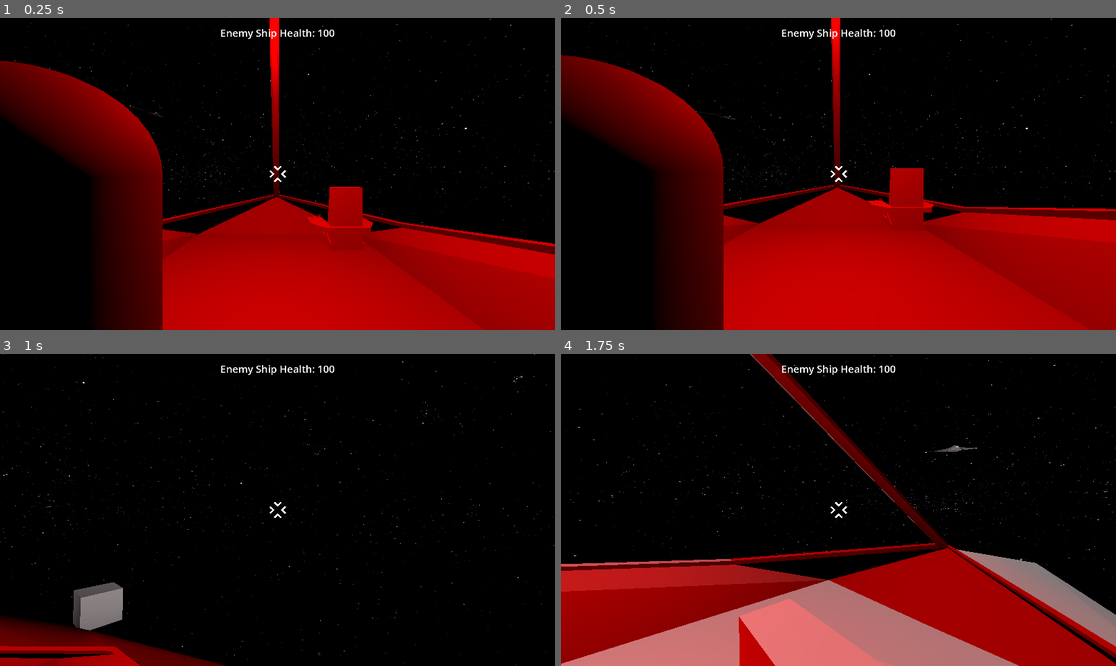
Above: before the commit, frames 1-4 (two rows, left to right).
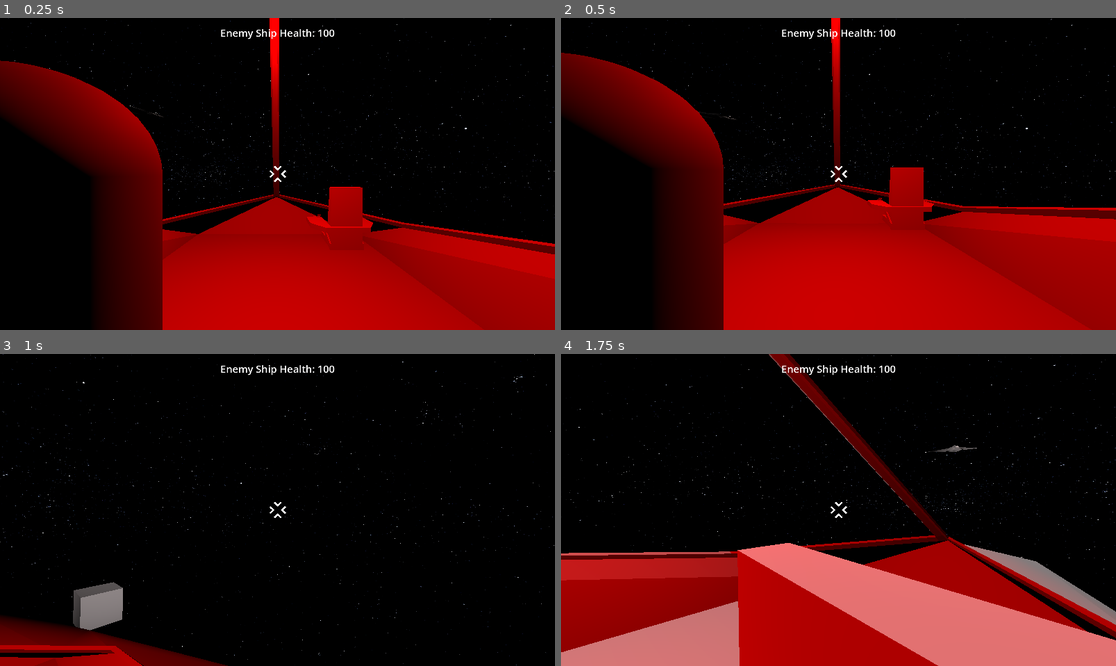
Above: after the commit, the same moments.

Repository: Greenwolf8/UntitledSpaceGame
Game: Godot game, scene res://Map.tscn
Two runs of this game, one before a commit and one after it. Both use one fixed random seed, a clock stepped at 60 frames per second and the inputs below.
Inputs (mouse positions are in pixels of both pictures, inside the frame that each line leads up to):
- Up to frame 1 (0.25 s): no input
- Up to frame 2 (0.5 s): no input
- Up to frame 3 (1 s): tap Enter at 0.5 s; move the mouse to (305, 510) at 0.52 s; hold W (move_forward) from 0.53 s (still down); hold F (fire) from 0.53 s (still down); tap Space (jump) at 0.77 s
- Up to frame 4 (1.75 s): keep holding W (move_forward); move the mouse to (810, 510) at 1.27 s; release F (fire) at 1.28 s; tap C (camera_lock) at 1.35 s; tap Space (jump) at 1.52 s; tap F (fire) at 1.55 s

Frame 1 is identical in both runs. In frame 2, 0.7% of the frame differs, in the area x 0-100%, y 6-100%; in frame 3, 0.3%; in frame 4, 27%, in the area x 0-100%, y 0-100%.

Commit message:
feat; AI ship shoots back & player ship destroable
The enemy AI is now able to shoot the player and destroy the player

Diff:
--- a/AI_Ship.tscn
+++ b/AI_Ship.tscn
@@ -1,7 +1,9 @@
-[gd_scene load_steps=5 format=3 uid="uid://db8ho13mf013k"]
+[gd_scene load_steps=7 format=3 uid="uid://db8ho13mf013k"]
 
 [ext_resource type="Script" uid="uid://dchqc2wuhpd8b" path="res://ai_ship.gd" id="1_0jbod"]
+[ext_resource type="PackedScene" uid="uid://d2fwoea7kk0pp" path="res://Enemy_bullet.tscn" id="2_grfkr"]
 [ext_resource type="PackedScene" uid="uid://caf4dxmt3a5uf" path="res://AVRO.VULCAN_GAME.fbx" id="2_pnxum"]
+[ext_resource type="PackedScene" uid="uid://dv22jiaawgv6j" path="res://Cannon.tscn" id="3_pnxum"]
 
 [sub_resource type="BoxShape3D" id="BoxShape3D_0jbod"]
 size = Vector3(79.699, 7.5, 31.044)
@@ -13,8 +15,9 @@
 
 [node name="AI_Ship" type="CharacterBody3D" parent="." node_paths=PackedStringArray("ai_health_label") groups=["player_ship"]]
 collision_layer = 8
-collision_mask = 18
+collision_mask = 16
 script = ExtResource("1_0jbod")
+bullet_scene = ExtResource("2_grfkr")
 ai_health_label = NodePath("AiHealth")
 
 [node name="AVRO_VULCAN_GAME" parent="AI_Ship" instance=ExtResource("2_pnxum")]
@@ -82,3 +85,17 @@
 unique_name_in_owner = true
 wait_time = 5.0
 one_shot = true
+
+[node name="Hardpoint_1" type="Marker3D" parent="AI_Ship"]
+unique_name_in_owner = true
+transform = Transform3D(1, 0, 0, 0, 1, 0, 0, 0, 1, 3.6001034, 3.2643223, 14.8791275)
+
+[node name="Cannon" parent="AI_Ship/Hardpoint_1" instance=ExtResource("3_pnxum")]
+transform = Transform3D(-4.371139e-08, 0, 1, 0, 1, 0, -1, 0, -4.371139e-08, 0, 0, 0)
+
+[node name="Trigger" type="RayCast3D" parent="AI_Ship"]
+unique_name_in_owner = true
+transform = Transform3D(1, 0, 0, 0, 1, 0, 0, 0, 1, 3.6001034, 3.2643223, 13.760476)
+target_position = Vector3(0, 0, -750)
+collision_mask = 256
+collide_with_areas = true
--- /dev/null
+++ b/EnemyBullet.gd
@@ -0,0 +1,7 @@
+extends CharacterBody3D
+
+@export var speed := 50
+
+func _physics_process(delta:):
+	var forward_direction = -global_transform.basis.y * speed
+	global_position += forward_direction * speed * delta
--- /dev/null
+++ b/Enemy_bullet.tscn
@@ -0,0 +1,43 @@
+[gd_scene load_steps=5 format=3 uid="uid://d2fwoea7kk0pp"]
+
+[ext_resource type="Script" uid="uid://41hmb6kovsfv" path="res://EnemyBullet.gd" id="1_55q1p"]
+
+[sub_resource type="CapsuleMesh" id="CapsuleMesh_004bi"]
+
+[sub_resource type="StandardMaterial3D" id="StandardMaterial3D_kelb1"]
+emission_enabled = true
+emission = Color(1, 0.79607844, 0.047058824, 1)
+emission_energy_multiplier = 20.0
+
+[sub_resource type="CapsuleShape3D" id="CapsuleShape3D_id2sd"]
+
+[node name="Enemy_Bullet" type="Node3D"]
+
+[node name="Bullet" type="CharacterBody3D" parent="."]
+collision_layer = 64
+collision_mask = 0
+script = ExtResource("1_55q1p")
+
+[node name="MeshInstance3D" type="MeshInstance3D" parent="Bullet"]
+transform = Transform3D(1, 0, 0, 0, 7.5, 0, 0, 0, 1, 0, 0, 0)
+mesh = SubResource("CapsuleMesh_004bi")
+surface_material_override/0 = SubResource("StandardMaterial3D_kelb1")
+
+[node name="OmniLight3D" type="OmniLight3D" parent="Bullet"]
+light_color = Color(1, 0.6901961, 0.047058824, 1)
+light_energy = 100.0
+light_indirect_energy = 16.0
+light_volumetric_fog_energy = 0.0
+omni_range = 100.0
+
+[node name="Area3D" type="Area3D" parent="Bullet" groups=["enemy_bullet"]]
+collision_layer = 64
+collision_mask = 0
+
+[node name="CollisionShape3D" type="CollisionShape3D" parent="Bullet/Area3D"]
+transform = Transform3D(0.01, 0, 0, 0, 0.01, 0, 0, 0, 0.01, 0, 0, 0)
+shape = SubResource("CapsuleShape3D_id2sd")
+
+[node name="Camera3D" type="Camera3D" parent="."]
+transform = Transform3D(1, 0, 0, 0, 1, 0, 0, 0, 1, 0, 0, 24.46146)
+visible = false
--- a/Ship.gd
+++ b/Ship.gd
@@ -1,21 +1,22 @@
 extends RigidBody3D
 
-@export var engine_power = 130.0
-@export var turn_torque = 30.0
+@export var engine_power = 130
+@export var turn_torque = 4.5
 @export var bullet_scene : PackedScene = preload("res://Bullet.tscn")
 @onready var fire_point = %Hardpoint_1/Cannon/Cannon/MuzzleExit
 @onready var fire_timer = %Hardpoint_1/Cannon/Cannon/Fire_timer
 @onready var camera_3d: Camera3D = %Camera3D
 @onready var front_cast: RayCast3D = %FrontCast
 @onready var speed_label: Label = %Speed
+@onready var health_label: Label = %HealthLabel
 
+var health: int = 100
 var Cameralocked = true
 var withPlayer = false
 
 func _ready() -> void:
-	print(fire_point)
-	print(fire_timer)
-	print(bullet_scene)
+	health_label.text = "Health: " + str(health)
+	%Exterior.area_entered.connect(_on_area_entered)
 
 func _unhandled_input(event: InputEvent) -> void:
 	if not Cameralocked and event is InputEventMouseMotion:
@@ -77,6 +78,7 @@
 
 
 func _enter_ship():
+	health_label.show()
 	withPlayer = true
 	%OmniLight3D.light_color = Color(1.0, 0.945, 0.949, 1.0)
 	%"Press E".visible = false
@@ -85,8 +87,24 @@
 	player.enter_ship()
 
 func _leave_ship():
+	health_label.hide()
 	withPlayer = false
 	%OmniLight3D.light_color = Color(1.0, 0.0, 0.0, 1.0)
 	%Speed.visible = false
 	var player = get_tree().get_first_node_in_group("Player")
 	player.leave_ship()
+
+func _on_area_entered(area: Area3D) -> void:
+	if area.is_in_group("enemy_bullet"):
+		hit()
+		area.queue_free()
+
+func hit():
+	health -= 10
+	if health < 0:
+		health = 0
+	health_label.text = "Ship Health: " + str(health)
+	if health <= 0:
+		self.hide()
+		print("Destroyed!")
+		set_physics_process(false)
--- a/Ship.tscn
+++ b/Ship.tscn
@@ -8,67 +8,40 @@
 [ext_resource type="Script" uid="uid://b6twbgdec6wj5" path="res://BonusPlayer.gd" id="6_7se24"]
 [ext_resource type="PackedScene" uid="uid://dv22jiaawgv6j" path="res://Cannon.tscn" id="7_qyh8x"]
 
+[sub_resource type="BoxShape3D" id="BoxShape3D_oam5h"]
+
+[sub_resource type="CapsuleShape3D" id="CapsuleShape3D_7se24"]
+
+[sub_resource type="CapsuleMesh" id="CapsuleMesh_ix3uc"]
+
 [sub_resource type="BoxShape3D" id="BoxShape3D_xljvd"]
 
 [sub_resource type="BoxShape3D" id="BoxShape3D_h40nn"]
 size = Vector3(0.58647156, 1.5792236, 1)
 
-[sub_resource type="CylinderShape3D" id="CylinderShape3D_ix3uc"]
-height = 1.8125
-radius = 0.6586914
-
-[sub_resource type="BoxShape3D" id="BoxShape3D_oam5h"]
-
-[sub_resource type="CapsuleShape3D" id="CapsuleShape3D_7se24"]
-
-[sub_resource type="CapsuleMesh" id="CapsuleMesh_ix3uc"]
+[sub_resource type="BoxShape3D" id="BoxShape3D_qyh8x"]
+size = Vector3(1, 0.3516693, 1)
+
+[sub_resource type="BoxShape3D" id="BoxShape3D_0p50t"]
+size = Vector3(4.6914063, 0.9174118, 0.8014221)
+
+[sub_resource type="BoxShape3D" id="BoxShape3D_oj4er"]
 
 [node name="Avro Vulcan" type="Node3D"]
 transform = Transform3D(1, 0, 0, 0, 1, 0, 0, 0, 1, -45.41161, -2.0379658, 0)
 
 [node name="Ship" type="RigidBody3D" parent="." groups=["player_ship"]]
 unique_name_in_owner = true
-collision_layer = 2
-collision_mask = 12
+collision_layer = 0
+collision_mask = 0
 continuous_cd = true
 linear_damp = 1.0
 angular_damp = 3.0
 script = ExtResource("1_ix3uc")
 
-[node name="CollisionShape3D" type="CollisionShape3D" parent="Ship"]
-transform = Transform3D(9, 0, 0, 0, 1, 0, 0, 0, 5, 23.042404, 4.0701466, 0.15478945)
-shape = SubResource("BoxShape3D_xljvd")
-
-[node name="CollisionShape3D2" type="CollisionShape3D" parent="Ship"]
-transform = Transform3D(14, 0, 0, 0, 2, 0, 0, 0, 1, 24.198185, 3.746964, -2.780931)
-shape = SubResource("BoxShape3D_h40nn")
-
-[node name="CollisionShape3D3" type="CollisionShape3D" parent="Ship"]
-transform = Transform3D(14, 0, 0, 0, 2, 0, 0, 0, 1, 24.284073, 3.8518858, 3.14751)
-shape = SubResource("BoxShape3D_h40nn")
-
-[node name="CollisionShape3D4" type="CollisionShape3D" parent="Ship"]
-transform = Transform3D(-7.8457546, 0, 0.70090926, 0, 2, 0, -7.7100024, 0, -0.71325034, 18.755127, 3.8362508, 1.7786459)
-shape = SubResource("BoxShape3D_h40nn")
-
-[node name="CollisionShape3D5" type="CollisionShape3D" parent="Ship"]
-transform = Transform3D(7.710001, 0, 0.7132504, 0, 2, 0, -7.845754, 0, 0.7009092, 19.03668, 3.7833147, -1.7876729)
-shape = SubResource("BoxShape3D_h40nn")
-
-[node name="CollisionShape3D6" type="CollisionShape3D" parent="Ship"]
-transform = Transform3D(-4.808253e-07, 0, 1, 0, 2.5, 0, -11, 0, -4.371139e-08, 28.357746, 6.2384057, 0.15352356)
-shape = SubResource("BoxShape3D_h40nn")
-
 [node name="AVRO_VULCAN_GAME" parent="Ship" instance=ExtResource("1_xljvd")]
 physics_interpolation_mode = 1
 transform = Transform3D(1, 0, 0, 0, 1, 0, 4.656613e-10, 0, 1, 0, 0, 0.023462296)
-
-[node name="Area3D" type="Area3D" parent="Ship"]
-transform = Transform3D(1, 0, 0, 0, 1, 0, 0, 0, 1, 20.711422, 6.2270856, -1.0328065)
-
-[node name="CollisionShape3D" type="CollisionShape3D" parent="Ship/Area3D"]
-transform = Transform3D(1, 0, 0, 0, 1, 0, 0, 0, 1, 0.056186676, -0.7392578, 0.03933078)
-shape = SubResource("CylinderShape3D_ix3uc")
 
 [node name="Camera3D" type="Camera3D" parent="Ship"]
 unique_name_in_owner = true
@@ -109,7 +82,7 @@
 [node name="Player2" parent="Ship" node_paths=PackedStringArray("camera") groups=["Player"] instance=ExtResource("3_ix3uc")]
 unique_name_in_owner = true
 transform = Transform3D(-4.371139e-08, 0, 1, 0, 1, 0, -1, 0, -4.371139e-08, 24.80692, 5.2056346, 0.11440277)
-collision_mask = 7
+collision_mask = 14
 script = ExtResource("4_7se24")
 camera = NodePath("Camera3D2")
 
@@ -127,6 +100,7 @@
 transform = Transform3D(1, 0, 0, 0, 1, 0, 0, 0, 1, 7.450581e-09, 0.011189461, -0.21256447)
 target_position = Vector3(0, 0, -1.5)
 collision_mask = 32
+collide_with_areas = true
 
 [node name="Reticle2" type="TextureRect" parent="Ship/Player2"]
 anchors_preset = 8
@@ -151,6 +125,7 @@
 unique_name_in_owner = true
 transform = Transform3D(1, 0, 0, 0, 1, 0, 0, 0, 1, 0, 1.0095849, 0)
 collision_mask = 6
+collide_with_areas = true
 
 [node name="Press E" type="Label" parent="Ship/Player2"]
 unique_name_in_owner = true
@@ -188,6 +163,7 @@
 unique_name_in_owner = true
 transform = Transform3D(0.8570594, 0, 0.5152176, 0, 1, 0, -0.5152176, 0, 0.8570594, 0, 0.9861288, 0)
 collision_mask = 6
+collide_with_areas = true
 
 [node name="OmniLight3D2" type="OmniLight3D" parent="Ship"]
 transform = Transform3D(1, 0, 0, 0, 1, 0, 0, 0, 1, 64, 2, -38.49)
@@ -204,7 +180,7 @@
 offset_left = 28.0
 offset_top = 25.0
 offset_right = 68.0
-offset_bottom = 48.0
+offset_bottom = 60.0
 theme_override_font_sizes/font_size = 25
 
 [node name="Hardpoint_1" type="Marker3D" parent="Ship"]
@@ -212,3 +188,60 @@
 transform = Transform3D(1, 0, 0, 0, 1, 0, 0, 0, 1, 0.48, 1.8, 1)
 
 [node name="Cannon" parent="Ship/Hardpoint_1" instance=ExtResource("7_qyh8x")]
+
+[node name="Interior" type="Area3D" parent="Ship"]
+collision_layer = 2
+collision_mask = 0
+
+[node name="CollisionShape3D" type="CollisionShape3D" parent="Ship/Interior"]
+transform = Transform3D(9, 0, 0, 0, 1, 0, 0, 0, 5, 23.042404, 4.0701466, 0.15478945)
+shape = SubResource("BoxShape3D_xljvd")
+
+[node name="CollisionShape3D2" type="CollisionShape3D" parent="Ship/Interior"]
+transform = Transform3D(14, 0, 0, 0, 2, 0, 0, 0, 1, 24.198185, 3.746964, -2.780931)
+shape = SubResource("BoxShape3D_h40nn")
+
+[node name="CollisionShape3D3" type="CollisionShape3D" parent="Ship/Interior"]
+transform = Transform3D(14, 0, 0, 0, 2, 0, 0, 0, 1, 24.284073, 3.8518858, 3.14751)
+shape = SubResource("BoxShape3D_h40nn")
+
+[node name="CollisionShape3D4" type="CollisionShape3D" parent="Ship/Interior"]
+transform = Transform3D(-7.8457546, 0, 0.70090926, 0, 2, 0, -7.7100024, 0, -0.71325034, 18.755127, 3.8362508, 1.7786459)
+shape = SubResource("BoxShape3D_h40nn")
+
+[node name="CollisionShape3D5" type="CollisionShape3D" parent="Ship/Interior"]
+transform = Transform3D(7.710001, 0, 0.7132504, 0, 2, 0, -7.845754, 0, 0.7009092, 19.03668, 3.7833147, -1.7876729)
+shape = SubResource("BoxShape3D_h40nn")
+
+[node name="CollisionShape3D6" type="CollisionShape3D" parent="Ship/Interior"]
+transform = Transform3D(-4.808253e-07, 0, 1, 0, 2.5, 0, -11, 0, -4.371139e-08, 28.357746, 6.2384057, 0.15352356)
+shape = SubResource("BoxShape3D_h40nn")
+
+[node name="Exterior" type="Area3D" parent="Ship"]
+unique_name_in_owner = true
+collision_layer = 128
+collision_mask = 64
+
+[node name="CollisionShape3D7" type="CollisionShape3D" parent="Ship/Exterior"]
+transform = Transform3D(-3.3657768e-06, 0, 24.999998, 0, 19.999998, 0, -76.99999, 0, -1.0927845e-06, 60.85848, 2.6847868, 0.15352356)
+shape = SubResource("BoxShape3D_qyh8x")
+
+[node name="CollisionShape3D8" type="CollisionShape3D" parent="Ship/Exterior"]
+transform = Transform3D(10, 0, 0, 0, 10, 0, 0, 0, 30, 24.608246, 4.162407, 0.43624878)
+shape = SubResource("BoxShape3D_0p50t")
+
+[node name="AiShootZone" type="Area3D" parent="Ship" groups=["player_ship"]]
+collision_layer = 256
+
+[node name="CollisionShape3D" type="CollisionShape3D" parent="Ship/AiShootZone"]
+transform = Transform3D(140, 0, 0, 0, 40, 0, 0, 0, 140, 41.585533, 0, 0)
+shape = SubResource("BoxShape3D_oj4er")
+
+[node name="HealthLabel" type="Label" parent="Ship"]
+unique_name_in_owner = true
+visible = false
+offset_left = 28.0
+offset_top = 72.0
+offset_right = 68.0
+offset_bottom = 107.0
+theme_override_font_sizes/font_size = 25
--- a/ai_ship.gd
+++ b/ai_ship.gd
@@ -3,8 +3,11 @@
 @export var speed := 80
 @export var rotation_speed := 1.5
 @onready var player : RigidBody3D
+@export var bullet_scene : PackedScene = preload("res://Enemy_bullet.tscn")
 @export var ai_health_label : Label
 @onready var state_timer = %StateTimer
+@onready var fire_point = %Hardpoint_1/Cannon/Cannon/MuzzleExit
+@onready var fire_timer = %Hardpoint_1/Cannon/Cannon/Fire_timer
 
 enum State { PATROL, CHASE, ATTACK, ZOOM}
 var current_state = State.CHASE
@@ -17,6 +20,8 @@
 	ai_health_label.text = "Enemy Ship Health: " + str(ai_health)
 	$CollisionArea.area_entered.connect(_on_area_entered)
 	current_state = State.ATTACK
+	%Trigger.add_exception(self)
+
 func _physics_process(delta):
 
 	var current_transform = global_transform
@@ -38,6 +43,9 @@
 		state_timer.start()
 
 		target_position = current_transform.origin + (forward_direction * 500) + (upwards_direction * 500)
+
+	if %Trigger.is_colliding():
+		shoot()
 
 
 
@@ -64,3 +72,10 @@
 	if area.is_in_group("bullet"):
 		hit()
 		area.queue_free()
+
+func shoot():
+	if fire_timer.is_stopped():
+		fire_timer.start()
+		var bullet = bullet_scene.instantiate()
+		get_tree().root.add_child(bullet)
+		bullet.global_transform = fire_point.global_transform
--- a/project.godot
+++ b/project.godot
@@ -29,6 +29,7 @@
 player_ship=""
 enemy_ship=""
 bullet=""
+enemy_bullet=""
 
 [input]
 
@@ -102,11 +103,13 @@
 [layer_names]
 
 3d_physics/layer_1="Player"
-3d_physics/layer_2="Ship"
+3d_physics/layer_2="Ship_Interior"
 3d_physics/layer_3="Outside World"
 3d_physics/layer_4="AI_Ship"
 3d_physics/layer_5="Bullets"
 3d_physics/layer_6="Interactable"
+3d_physics/layer_7="AI_Bullets"
+3d_physics/layer_8="Ship_Exterior"
 
 [physics]
 
Not shown, added: EnemyBullet.gd.uid
Not shown: 1 places in Ship.tscn that only renumber resources
